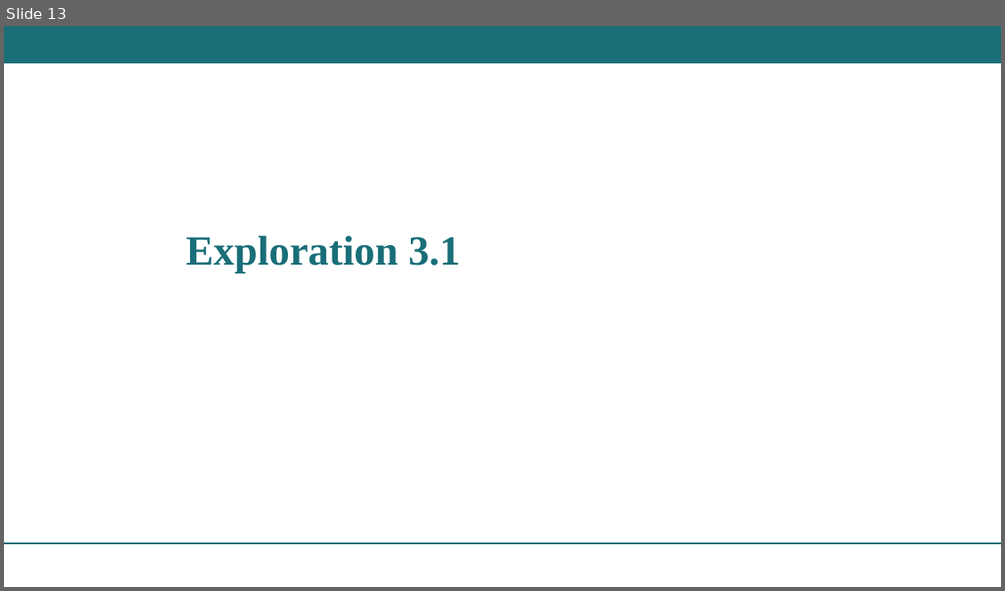
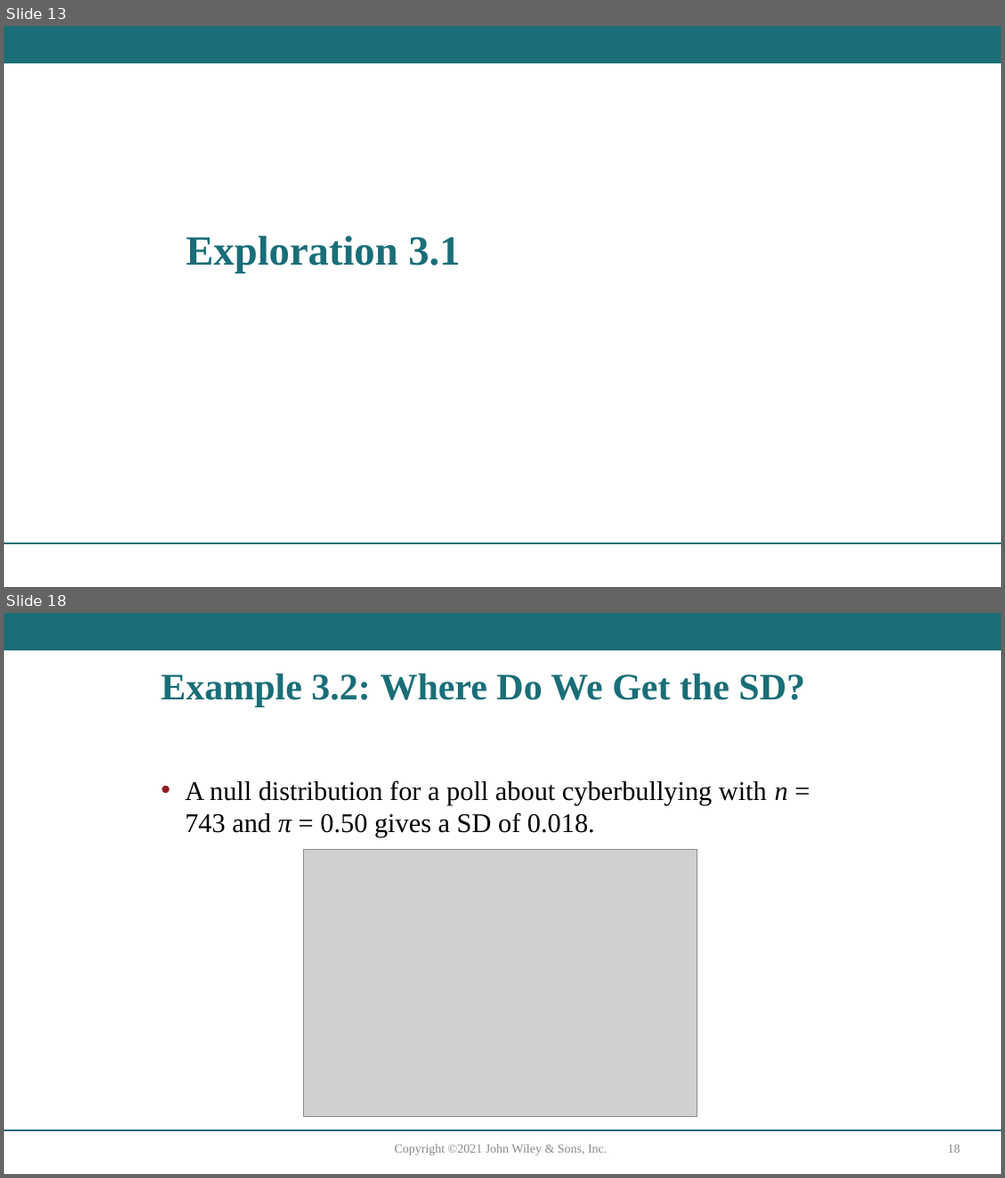
Before and after one commit to sroscoe2/MATH-104, a slide deck: Slides/Ch3.1-Roscoe26.pptx. Shown one above the other, each under a label of ours: slide 13 before the commit, slides 13 and 18 after it; the slides between them are not shown. The pictures are 1005x591 and 1005x1178 pixels, drawn with LibreOffice and Linux fonts; fonts in the diff are those of the drawing; grey boxes stand for pictures. Boxes give left, top, right and bottom in pixels: in the first picture for what was removed or moved away, otherwise in the second. Text is boxed around its words. In the diff, an @@ line names an element or a change of style, - is before the commit and + after.

```diff
--- a/Slides/Ch3.1-Roscoe26.pptx
+++ b/Slides/Ch3.1-Roscoe26.pptx
@@ slide 18 added at <box>4,613,1001,1174</box>, background #FFFFFF; not listed: 2 template elements that a slide beside it also shows @@
@@ title added at <box>161,674,805,706</box>, 36 pt, text #196E78, bold @@
+Example 3.2: Where Do We Get the SD?
@@ text added at <box>185,780,788,837</box>, 26 pt, text #000000 @@
+• A null distribution for a poll about cyberbullying with n = 743 and π = 0.50 gives a SD of 0.018.
@@ picture added at <box>303,850,696,1116</box> @@
@@ text added at <box>395,1143,607,1155</box>, 12 pt, text #888888 @@
+Copyright ©2021 John Wiley & Sons, Inc.
@@ page number added at <box>947,1144,960,1152</box>, 12 pt, text #888888 @@
+18
```
Also in this commit, not shown: 14 other slides added, 1 other file.
